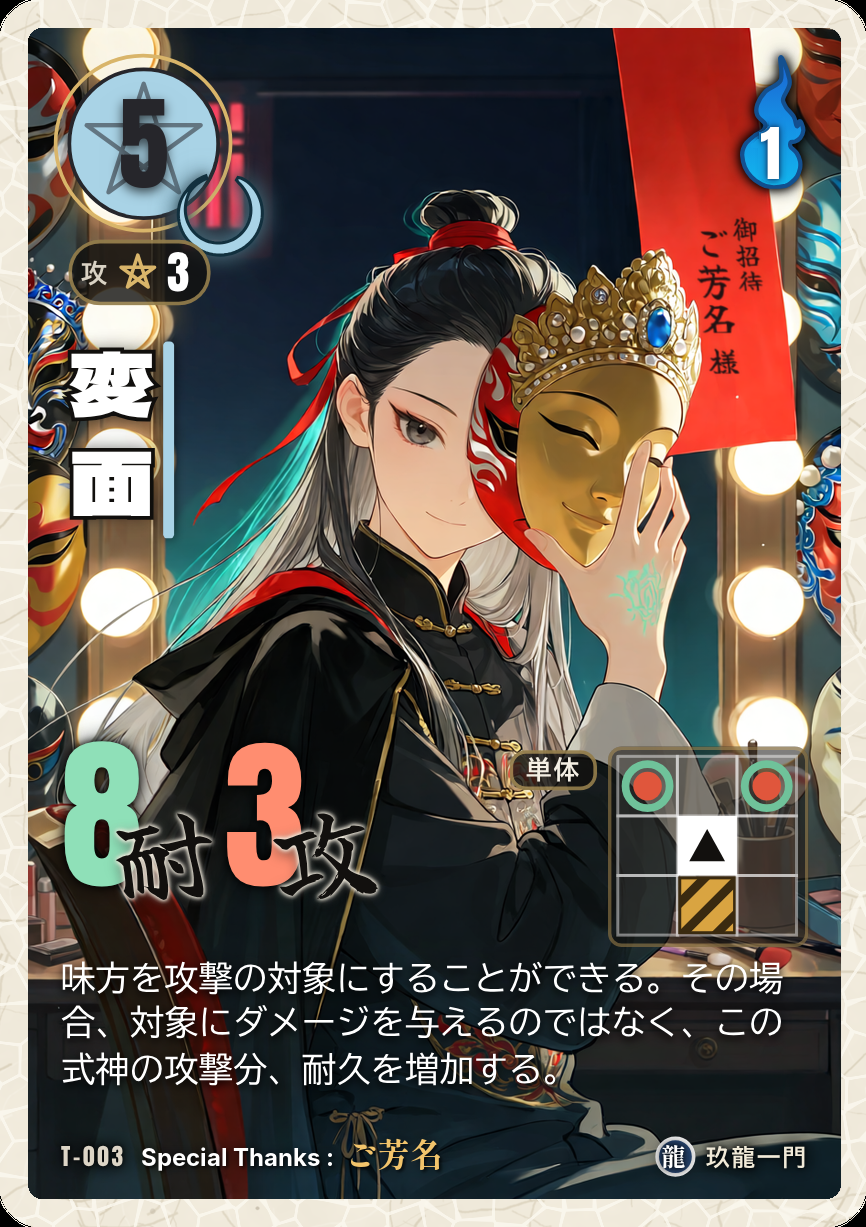
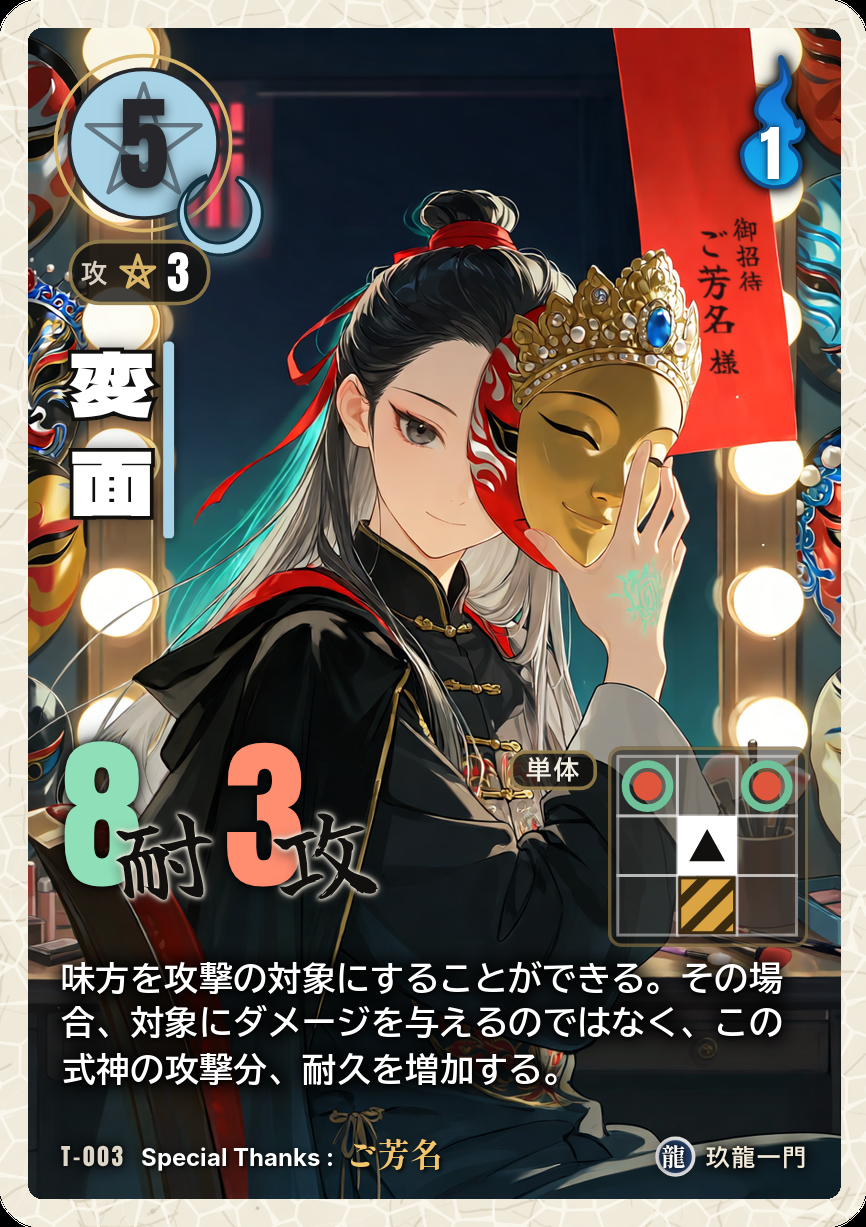
Layers edited between the first and the second 866 x 1227 image:
removed layer "11c_効果文_白文字(影なし)" over [61, 961, 783, 1086]
removed layer "11b_効果文の影_内側(0 1px 2px 黒90%)" (was 90%) over [53, 956, 791, 1098]
removed layer "11a_効果文の影_外側(0 0 4px 黒60%)" (was 60%) over [44, 944, 799, 1103]
added layer "11c_効果文_白文字_太字(影なし)" above "11b_効果文の影_内側(下に少し・黒95%)" over [61, 961, 783, 1085]
added layer "11b_効果文の影_内側(下に少し・黒95%)" (95%) above "11a_効果文の影_外側(広め・黒85%)" over [57, 958, 787, 1091]
added layer "11a_効果文の影_外側(広め・黒85%)" (85%) above "10_間合" over [41, 941, 804, 1106]
